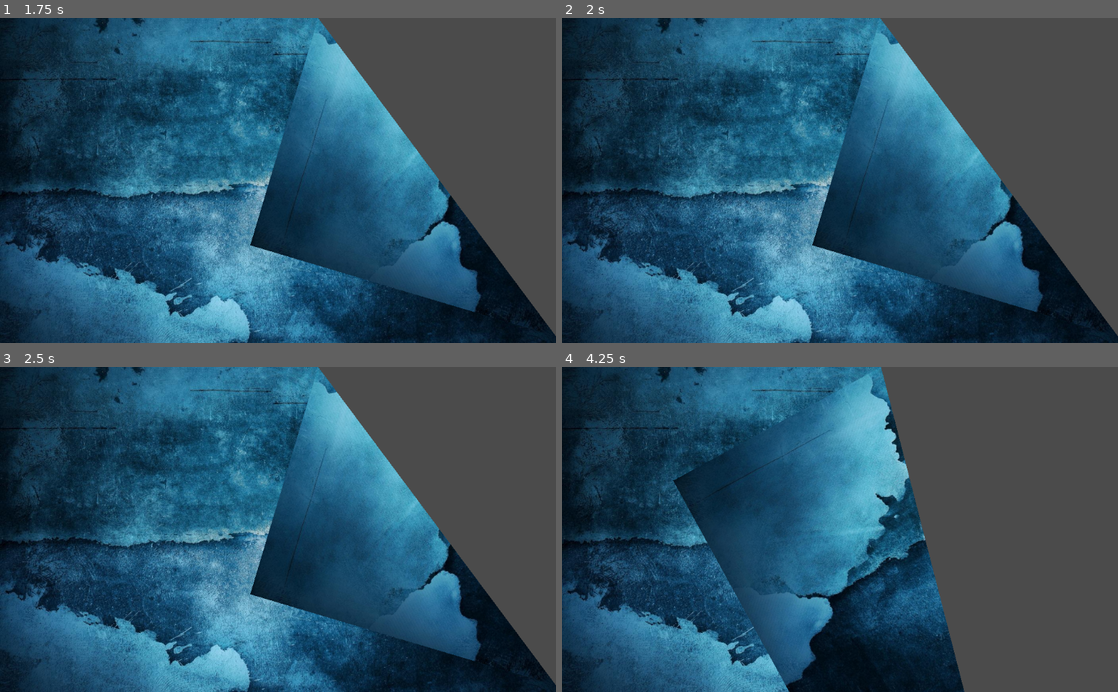
Above: before the commit, frames 1-4 (two rows, left to right).
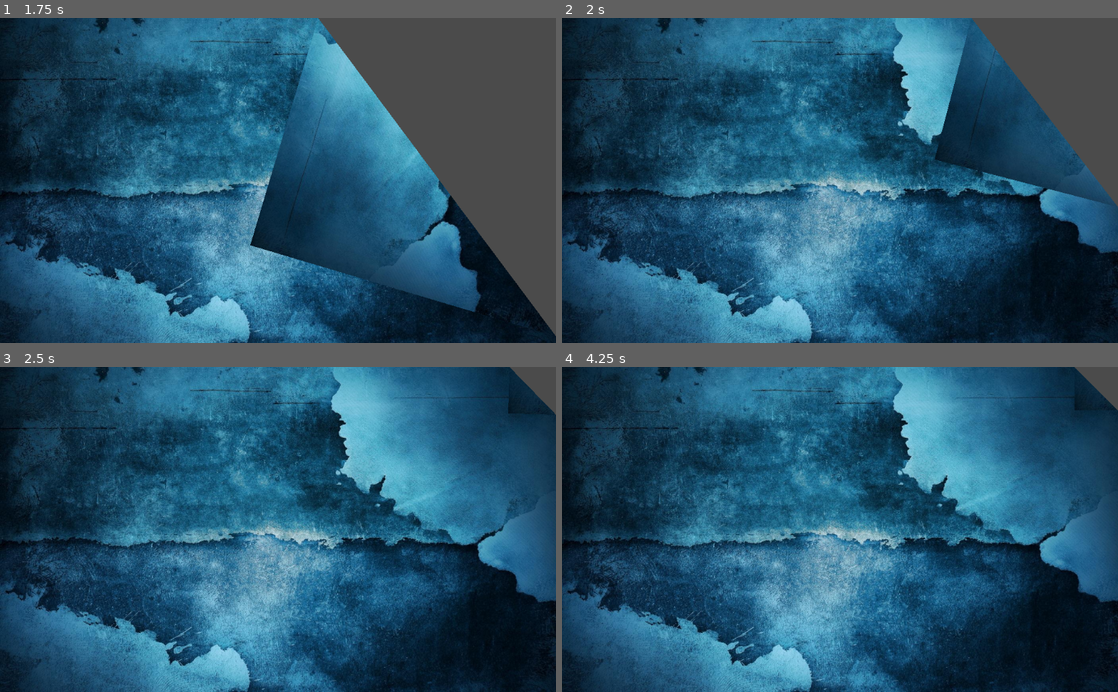
Above: after the commit, the same moments.

Repository: rafael-arreola/godot-page-fold
Game: Godot game, scene res://PageCurl.tscn
Same seed, same stepped clock (60 frames per second), same inputs: the game is played once before the commit and once after it.
Inputs (mouse positions are in pixels of both pictures, inside the frame that each line leads up to):
- Up to frame 1 (1.75 s): tap Enter at 0.5 s; move the mouse to (400, 164) at 0.52 s; click (400, 164) at 0.67 s; tap Space at 1.25 s; drag from (166, 196) to (250, 245) at 1.27 s
- Up to frame 2 (2 s): no input
- Up to frame 3 (2.5 s): move the mouse to (333, 458) at 2.02 s; click (333, 458) at 2.17 s
- Up to frame 4 (4.25 s): drag from (812, 594) to (673, 480) at 2.77 s; move the mouse to (1006, 578) at 3.52 s; click (1006, 578) at 3.67 s

Frame 1 is identical in both runs. In frame 2, 28% of the frame differs, in the area x 45-100%, y 0-98%; in frame 3, 35%; in frame 4, 59%, in the area x 20-100%, y 0-100%.

Commit message:
Added the loved Tween <3

Diff:
--- a/PageCurl.gd
+++ b/PageCurl.gd
@@ -35,6 +35,10 @@
 
 	if _isDragged:
 		localPosition = TOUCH
+
+	_front.position = TOUCH
+	_mask.rect_position = mask_position()
+	_mask2.rect_position = mask_position()
 	var theta    : float = atan2(virtual_position().x, virtual_position().y)
 	var rotation : float = -(90 - rad2deg(theta)) * 2
 	_front.rotation = deg2rad(rotation)
@@ -50,10 +54,14 @@
 			_mask2.rect_position = mask_position()
 		else:
 			_isDragged = false
+			var tween = $Tween
+			tween.interpolate_property(self, "TOUCH",
+			TOUCH,
+			_position,
+			0.5,
+			Tween.TRANS_LINEAR, Tween.EASE_OUT)
+			tween.start()
 
 	if (event is InputEventMouseMotion) or (event is InputEventScreenDrag):
 		if _isDragged:
 			TOUCH = event.position
-			_front.position = TOUCH
-			_mask.rect_position = mask_position()
-			_mask2.rect_position = mask_position()
--- a/PageCurl.tscn
+++ b/PageCurl.tscn
@@ -59,3 +59,11 @@
 size_flags_vertical = 1
 color = Color( 0.298039, 0.298039, 0.298039, 1 )
 _sections_unfolded = [ "Anchor", "Focus", "Grow Direction", "Hint", "Margin", "Mouse", "Rect", "Size Flags" ]
+
+[node name="Tween" type="Tween" parent="."]
+repeat = false
+playback_process_mode = 1
+playback_speed = 1.0
+playback/active = false
+playback/repeat = false
+playback/speed = 1.0
